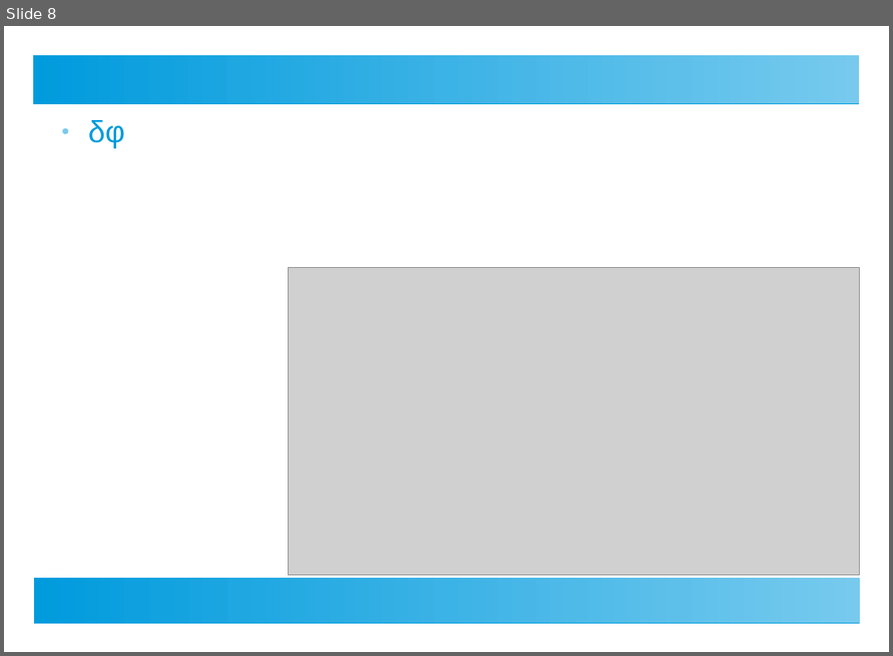
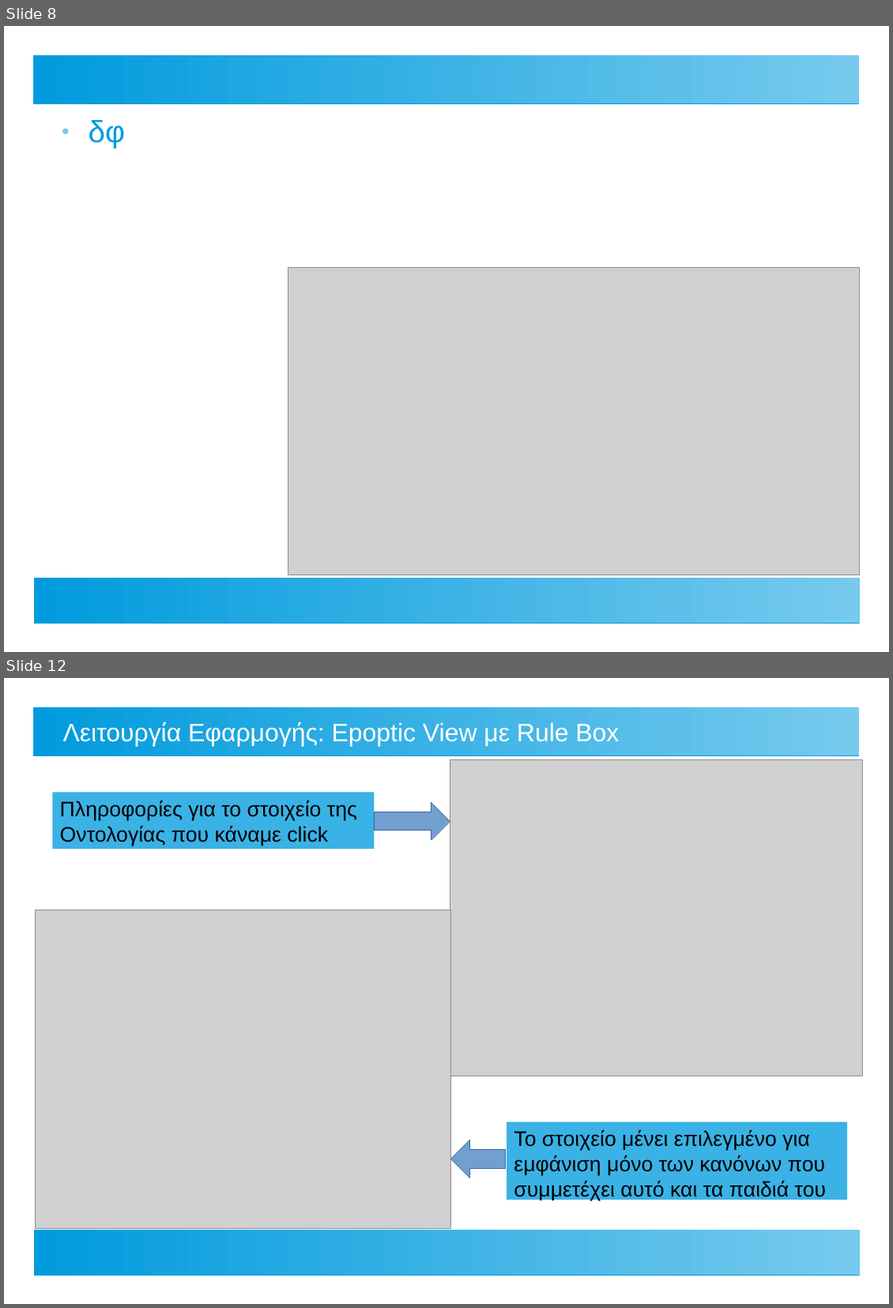
Before and after one commit to ThanosApostolou/omv, a slide deck: docs/thesis presentation.odp. Shown one above the other, each under a label of ours: slide 8 before the commit, slides 8 and 12 after it; the slides between them are not shown. The pictures are 893x656 and 893x1308 pixels, drawn with LibreOffice and Linux fonts; fonts in the diff are those of the drawing; grey boxes stand for pictures. Boxes give left, top, right and bottom in pixels: in the first picture for what was removed or moved away, otherwise in the second. Text is boxed around its words. In the diff, an @@ line names an element or a change of style, - is before the commit and + after.

```diff
--- a/docs/thesis presentation.odp
+++ b/docs/thesis presentation.odp
@@ slide 12 added at (x1=4, y1=678, x2=889, y2=1304), background #FFFFFF; not listed: 2 template elements that a slide beside it also shows @@
@@ title added at (x1=63, y1=722, x2=619, y2=747), 24 pt, text #FFFFFF @@
+Λειτουργία Εφαρμογής: Epoptic View με Rule Box
@@ picture added at (x1=450, y1=759, x2=862, y2=1076) @@
@@ rectangle added at (x1=52, y1=793, x2=375, y2=849), fill #3AB2E5, 20 pt, text #000000 @@
+Πληροφορίες για το στοιχείο της Οντολογίας που κάναμε click
@@ right arrow added at (x1=375, y1=802, x2=450, y2=840), fill #729FCF, outline #3465A4 0 pt @@
@@ picture added at (x1=35, y1=909, x2=450, y2=1229) @@
@@ rectangle added at (x1=506, y1=1121, x2=847, y2=1199), fill #3AB2E5, 20 pt, text #000000 @@
+Το στοιχείο μένει επιλεγμένο για εμφάνιση μόνο των κανόνων που συμμετέχει αυτό και τα παιδιά του
@@ right arrow added at (x1=450, y1=1139, x2=505, y2=1177), fill #729FCF, outline #3465A4 0 pt @@
```
Also in this commit, not shown: 3 slides changed, 5 other slides added, 1 slide removed, 1 other file.
